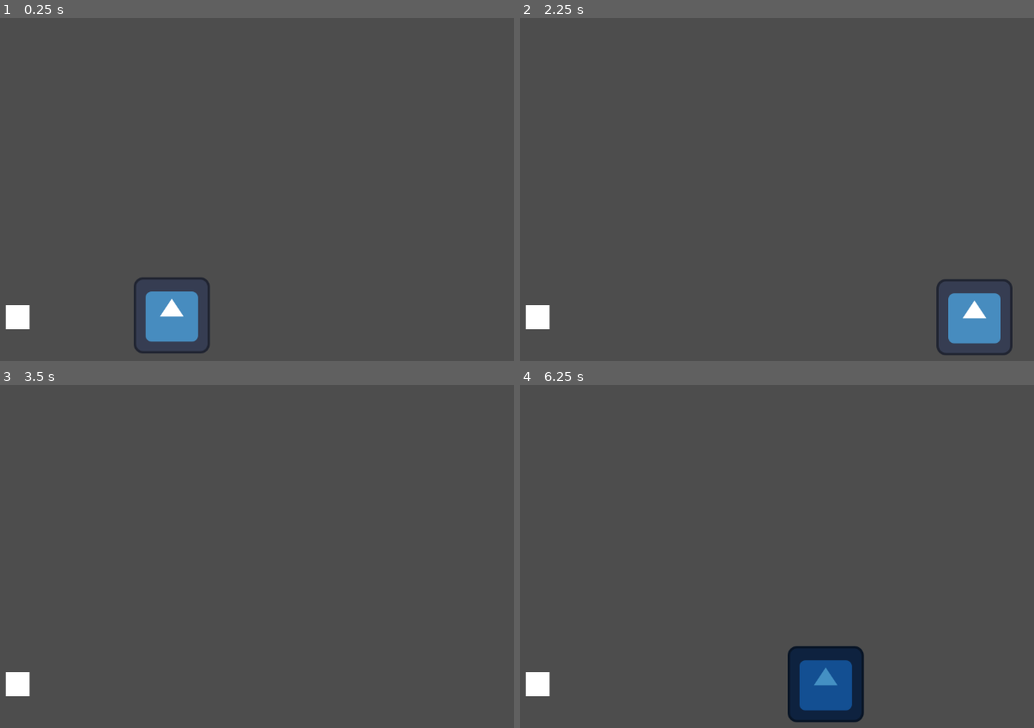
Above: before the commit, frames 1-4 (two rows, left to right).
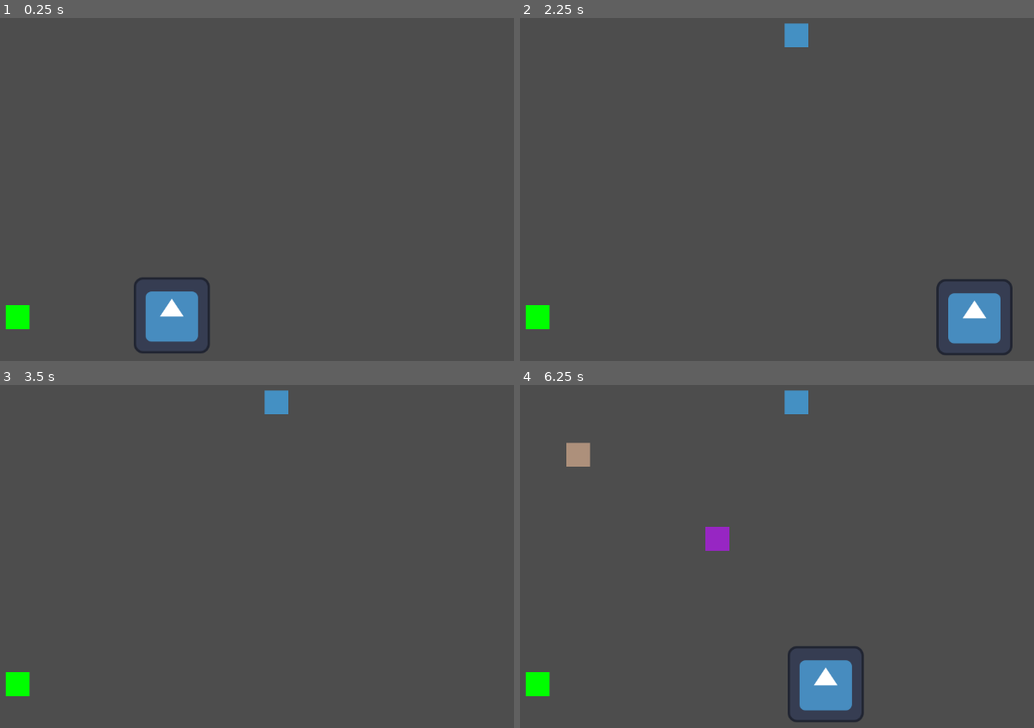
Above: after the commit, the same moments.

Repository: jonredmond/godot-sandbox
Game: Godot game, scene res://main.tscn
Two runs of this game, one before a commit and one after it. Both use one fixed random seed, a clock stepped at 60 frames per second and the inputs below. The engine's default icon, where the game draws it, is replaced by a stand-in: a white triangle on a blue panel in a dark square.
Inputs:
- Up to frame 1 (0.25 s): no input
- Up to frame 2 (2.25 s): tap Enter at 0.5 s; hold D (move_right) 0.53-1.28 s; hold S (move_down) 1.28-2.03 s; tap Space at 2 s; hold D (move_right) from 2.03 s (still down)
- Up to frame 3 (3.5 s): release D (move_right) at 2.78 s; hold W (move_up) from 2.78 s (still down)
- Up to frame 4 (6.25 s): tap Enter at 3.5 s; release W (move_up) at 3.53 s; hold A (move_left) 3.53-5.03 s; hold S (move_down) 5.03-5.78 s; hold D (move_right) from 5.78 s (still down)

The runs differ from the first frame. In frame 1, 0.3% of the frame differs, in the area x 1-6%, y 83-91%; in frame 2, 0.7%; in frame 3, 0.7%; in frame 4, 4.3%, in the area x 1-67%, y 1-98%.

Commit message:
Fix spawner logic

Diff:
--- a/projects/2d_pong/main.tscn
+++ b/projects/2d_pong/main.tscn
@@ -35,6 +35,5 @@
 position = Vector2(298, 527)
 
 [node name="Spawner" type="Node2D" parent="." unique_id=1645671792]
-position = Vector2(577, 544)
 script = ExtResource("4_lquwl")
 pickup_scene = ExtResource("3_1bvp3")
--- a/projects/2d_pong/pickup.gd
+++ b/projects/2d_pong/pickup.gd
@@ -2,15 +2,9 @@
 
 @export var pickup_color: Color = Color.GREEN
 
-# Called when the node enters the scene tree for the first time.
 func _ready() -> void:
+	$ColorRect.color = pickup_color
 	body_entered.connect(_on_body_entered)
-
-
-# Called every frame. 'delta' is the elapsed time since the previous frame.
-func _process(delta: float) -> void:
-	pass
-
 
 func _on_body_entered(body: Node2D) -> void:
 	if body.name == "Player":
--- a/projects/2d_pong/pickup.tscn
+++ b/projects/2d_pong/pickup.tscn
@@ -16,5 +16,3 @@
 position = Vector2(20, 20)
 scale = Vector2(2, 2)
 shape = SubResource("RectangleShape2D_7mycd")
-
-[connection signal="body_entered" from="." to="." method="_on_body_entered"]
--- a/projects/2d_pong/spawner.gd
+++ b/projects/2d_pong/spawner.gd
@@ -13,16 +13,11 @@
 
 func _spawn_pickup() -> void:
 	var pickup := pickup_scene.instantiate()
-
-	# Get the actual viewport size
 	var vp_size := get_viewport_rect().size
-
-	pickup.position = Vector2(
+	var spawn_position := Vector2(
 		randf_range(margin, vp_size.x - margin),
 		randf_range(margin, vp_size.y - margin)
 	)
-
-	# Random color
 	pickup.pickup_color = Color(randf(), randf(), randf())
-
-	add_child(pickup)
+	get_parent().add_child(pickup)
+	pickup.global_position = spawn_position
